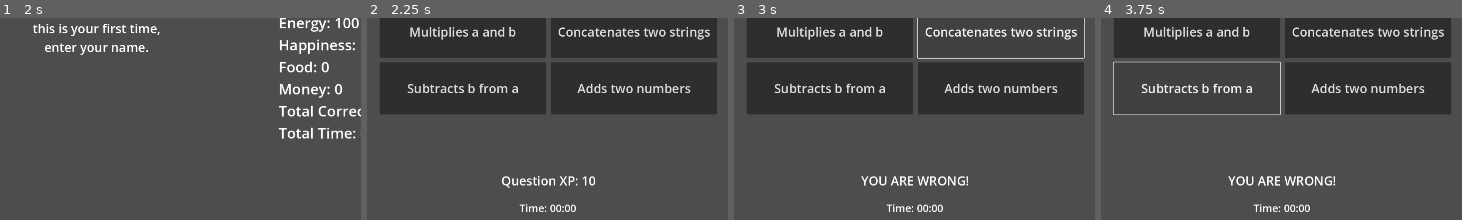
Above: before the commit, frames 1-4 (left to right).
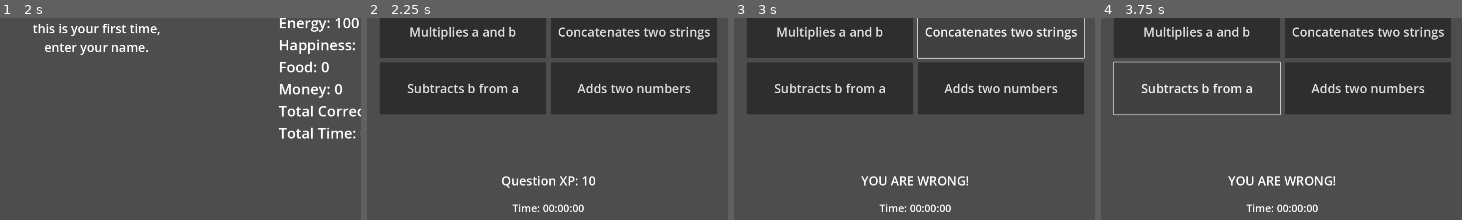
Above: after the commit, the same moments.

Repository: jweimerjr46/update-stats
Game: Godot game, scene res://main_menu.tscn
The game is run twice, just before and just after one commit, with the same random seed, the same clock (stepped at 60 frames per second) and the same inputs.
Inputs (mouse positions are % of the whole screen's width and height, from its top left):
- Up to frame 1 (2 s): click (37, 23) at 0.52 s; type "12" at 0.6 s; click "Load Data" at 1.25 s
- Up to frame 2 (2.25 s): click "Start Game" at 2 s
- Up to frame 3 (3 s): click "Concatenates two strings" at 2.75 s
- Up to frame 4 (3.75 s): click "Subtracts b from a" at 3.5 s
The pictures show only the part of the screen within x 24-74%, y 48-98%; the shares and areas given below are measured in that part.

Frame 1 is identical in both runs. In frame 2, 0.5% of the frame differs, in the area x 40-61%, y 92-97%; in frame 3, 0.5%; in frame 4, 0.5%.

Commit message:
formatted time in hours:minutes:seconds

Diff:
--- a/quiz_screen.gd
+++ b/quiz_screen.gd
@@ -211,7 +211,7 @@
 		energy_bar.value = player_energy
 		time_elapsed += delta
 		#timer_label.text = "Time: " + str(time_elapsed).pad_decimals(1)
-		timer_label.text = "Time: " + "%02d:%02d" % [floor(time_elapsed / 60), int(time_elapsed) % 60]
+		update_time_label(time_elapsed)
 
 	if Input.is_action_just_pressed("reset_game"):
 		reset_game()
@@ -392,3 +392,11 @@
 
 	# Disable the button
 	button.disabled = true
+
+func update_time_label(time):
+	var hours = floor(time / 3600)
+	var minutes = floor(int(time/60) % 60)
+	var seconds = int(time) % 60
+	timer_label.text = "Time: %02d:%02d:%02d" % [hours, minutes, seconds]
+
+	#timer_label.text = "Time: " + "%02d:%02d" % [floor(time_elapsed / 60), int(time_elapsed) % 60]
--- a/quiz_screen.tscn
+++ b/quiz_screen.tscn
@@ -356,7 +356,7 @@
 custom_minimum_size = Vector2(200, 60)
 layout_mode = 2
 theme_override_font_sizes/font_size = 25
-text = "Time: 00:00
+text = "Time: 00:00:00
 "
 horizontal_alignment = 1
 vertical_alignment = 1
